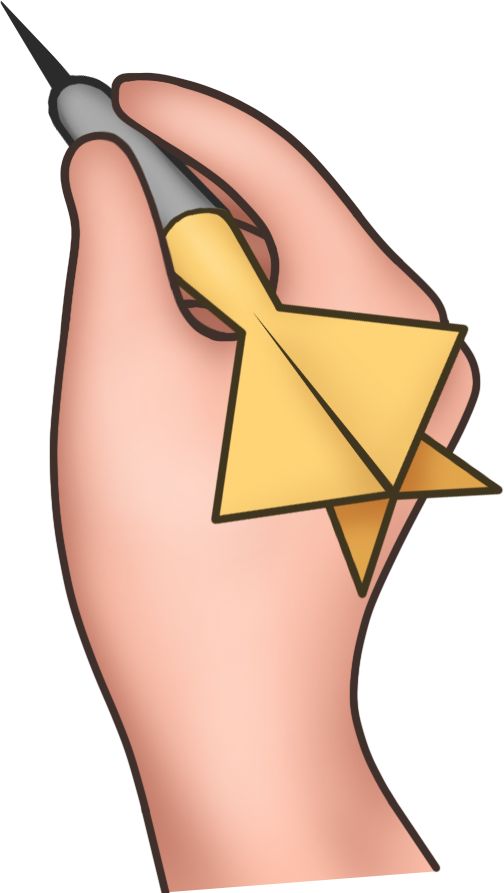
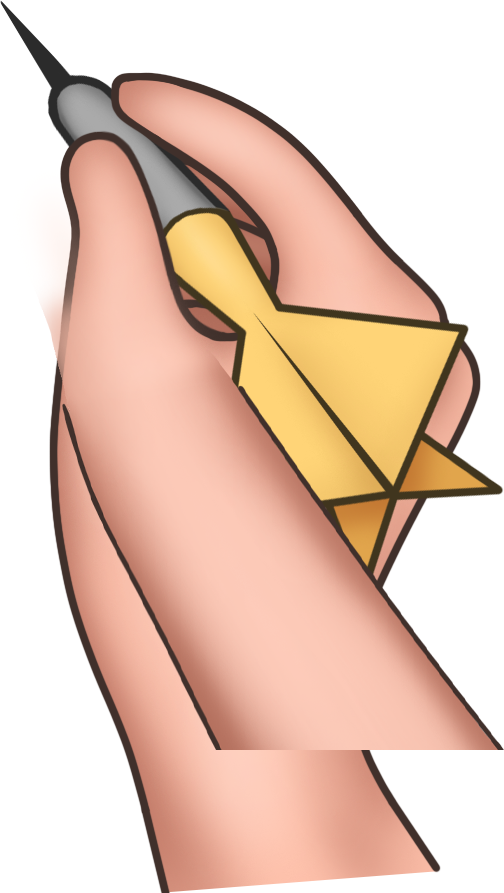
Layers edited between the first and the second w=504, h=893 image:
added layer "Hand2" above "Fingers" over [28,180,504,750]
